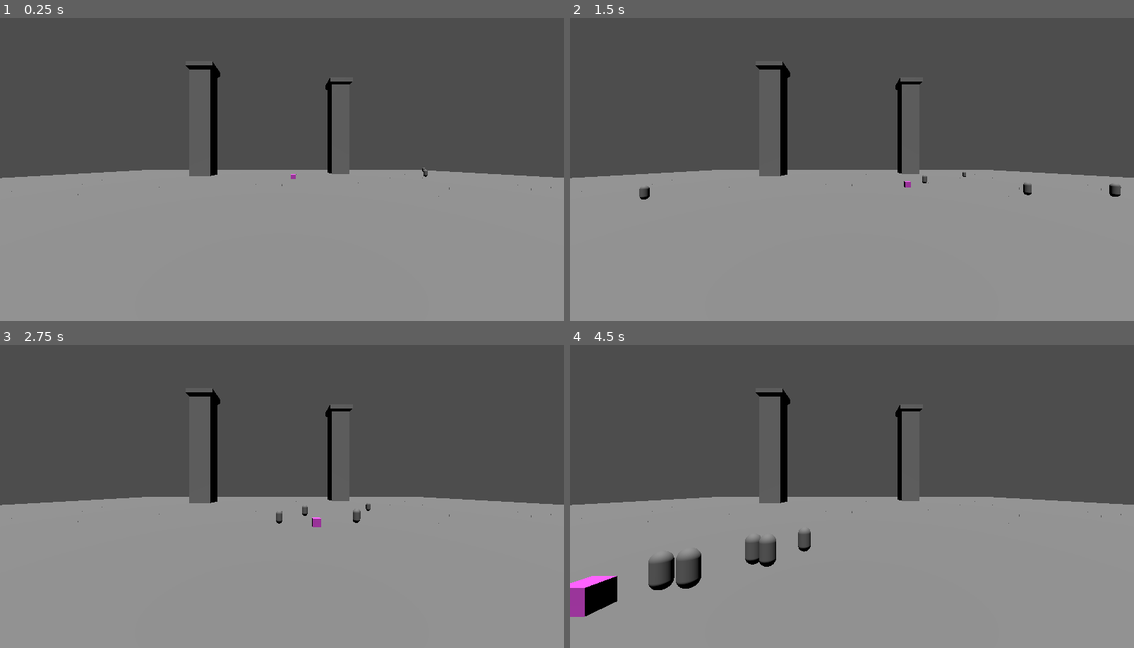
Above: before the commit, frames 1-4 (two rows, left to right).
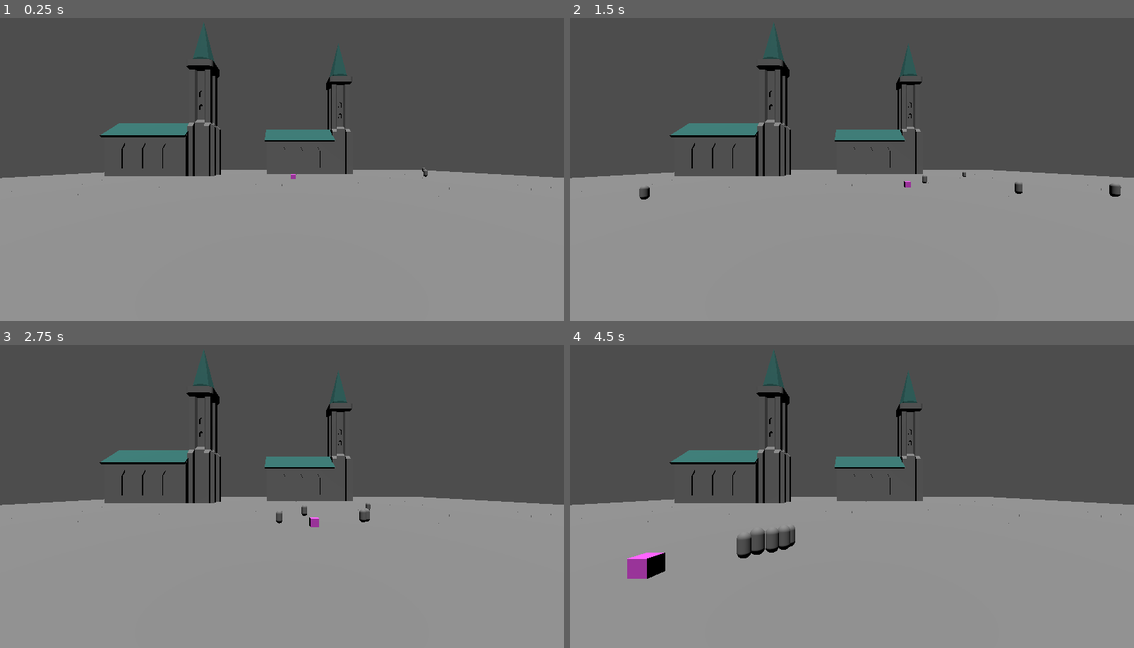
Above: after the commit, the same moments.

Repository: Tchetchouille/GMTK2024
Game: Godot game, scene res://scenes/JoelScene/JoelTestMain.tscn
Same seed, same stepped clock (60 frames per second), same inputs: the game is played once before the commit and once after it.
Inputs (mouse positions are in pixels of both pictures, inside the frame that each line leads up to):
- Up to frame 1 (0.25 s): no input
- Up to frame 2 (1.5 s): move the mouse to (976, 145) at 0.52 s; hold D (move_right) 0.53-1.28 s; click (976, 145) at 0.6 s; move the mouse to (739, 178) at 1.27 s; hold S (move_back) from 1.28 s (still down); click (739, 178) at 1.35 s
- Up to frame 3 (2.75 s): move the mouse to (338, 420) at 2.02 s; release S (move_back) at 2.03 s; hold D (move_right) from 2.03 s (still down); click (338, 420) at 2.1 s
- Up to frame 4 (4.5 s): move the mouse to (823, 554) at 2.77 s; release D (move_right) at 2.78 s; hold W (move_forward) 2.78-3.53 s; click (823, 554) at 2.85 s; move the mouse to (1021, 535) at 3.52 s; hold A (move_left) from 3.53 s (still down); click (1021, 535) at 3.6 s; move the mouse to (682, 441) at 4.27 s; click (682, 441) at 4.35 s

The runs differ from the first frame. In frame 1, 3.0% of the frame differs, in the area x 17-63%, y 1-53%; in frame 2, 3.1%; in frame 3, 3.1%; in frame 4, 6.1%, in the area x 0-63%, y 1-90%.

Commit message:
Added Church

Diff:
--- a/scenes/weapons/prop_church.tscn
+++ b/scenes/weapons/prop_church.tscn
@@ -1,13 +1,21 @@
-[gd_scene load_steps=3 format=3 uid="uid://bvnjotreh65bq"]
+[gd_scene load_steps=4 format=3 uid="uid://bvnjotreh65bq"]
 
-[ext_resource type="PackedScene" uid="uid://fv6hrfyci1h0" path="res://models/WIP_PROP_Church.fbx" id="1_gri37"]
+[ext_resource type="PackedScene" uid="uid://blkroflfslq4c" path="res://models/PROP_Church.fbx" id="1_jw1sj"]
 
-[sub_resource type="BoxShape3D" id="BoxShape3D_7186p"]
-size = Vector3(7, 75, 7)
+[sub_resource type="BoxShape3D" id="BoxShape3D_jre1u"]
+size = Vector3(10, 52.6112, 10)
 
-[node name="PROP_Church" instance=ExtResource("1_gri37")]
+[sub_resource type="BoxShape3D" id="BoxShape3D_7q81l"]
+size = Vector3(25.6277, 18, 13)
+
+[node name="PROP_Church" instance=ExtResource("1_jw1sj")]
 
 [node name="StaticBody3D" type="StaticBody3D" parent="." index="2"]
 
-[node name="CollisionShape3D" type="CollisionShape3D" parent="StaticBody3D" index="0"]
-shape = SubResource("BoxShape3D_7186p")
+[node name="TowerCollisionShape" type="CollisionShape3D" parent="StaticBody3D" index="0"]
+transform = Transform3D(1, 0, 0, 0, 1, 0, 0, 0, 1, 0, 26.2526, 0)
+shape = SubResource("BoxShape3D_jre1u")
+
+[node name="ChurchCollisionShape" type="CollisionShape3D" parent="StaticBody3D" index="1"]
+transform = Transform3D(1, 0, 0, 0, 1, 0, 0, 0, 0.99172, -16.0355, 9.04159, 0)
+shape = SubResource("BoxShape3D_7q81l")
Binary file added: models/ITEM_Church.fbx
Not shown, added: models/ITEM_Church.fbx.import
Binary file added: models/PROP_Church.fbx
Not shown, added: models/PROP_Church.fbx.import
